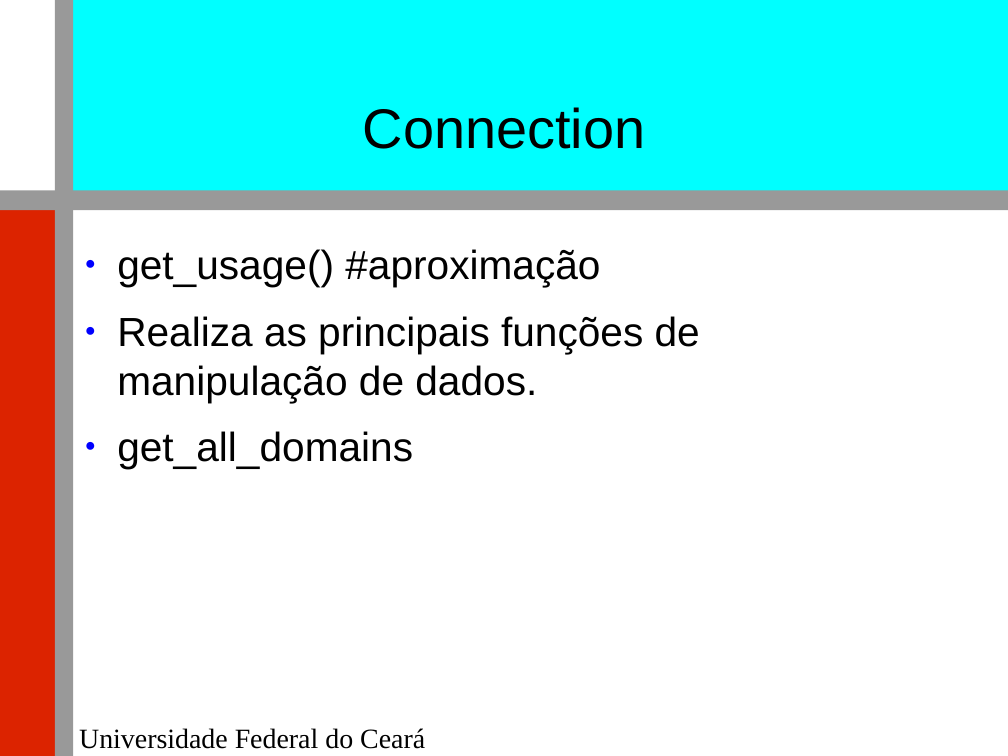
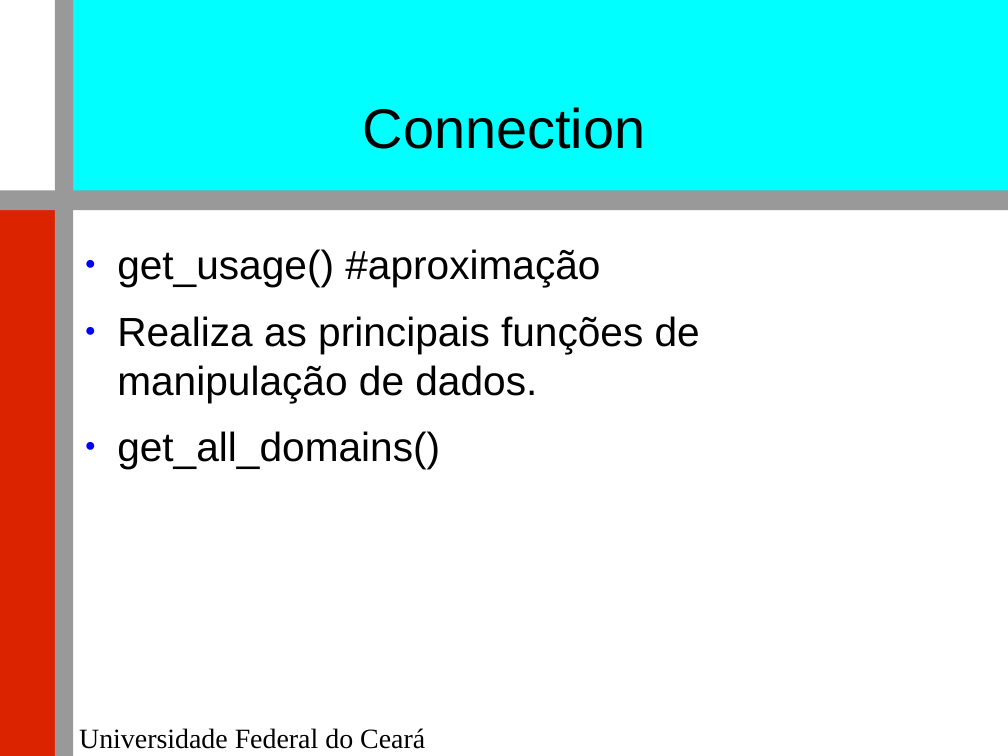
Before and after one commit to renatocjn/NoSQL_TF, a slide deck: slide 19 of Apresentação.odp. Drawn at 1008x756 pixels with LibreOffice and Linux fonts; fonts in the diff are those of the drawing; background and template pictures are left out. Boxes give left, top, right and bottom in pixels: in the first picture for what was removed or moved away, otherwise in the second. Text is boxed around its words. In the diff, an @@ line names an element or a change of style, - is before the commit and + after.

```diff
--- a/Apresentação.odp
+++ b/Apresentação.odp
@@ text at bbox=[117, 431, 440, 469]: text changed @@
-● get_all_domains
+● get_all_domains()
```
Also in this commit, not shown: 1 other slide changed, 1 slide added, 1 slide removed, 1 other file.
